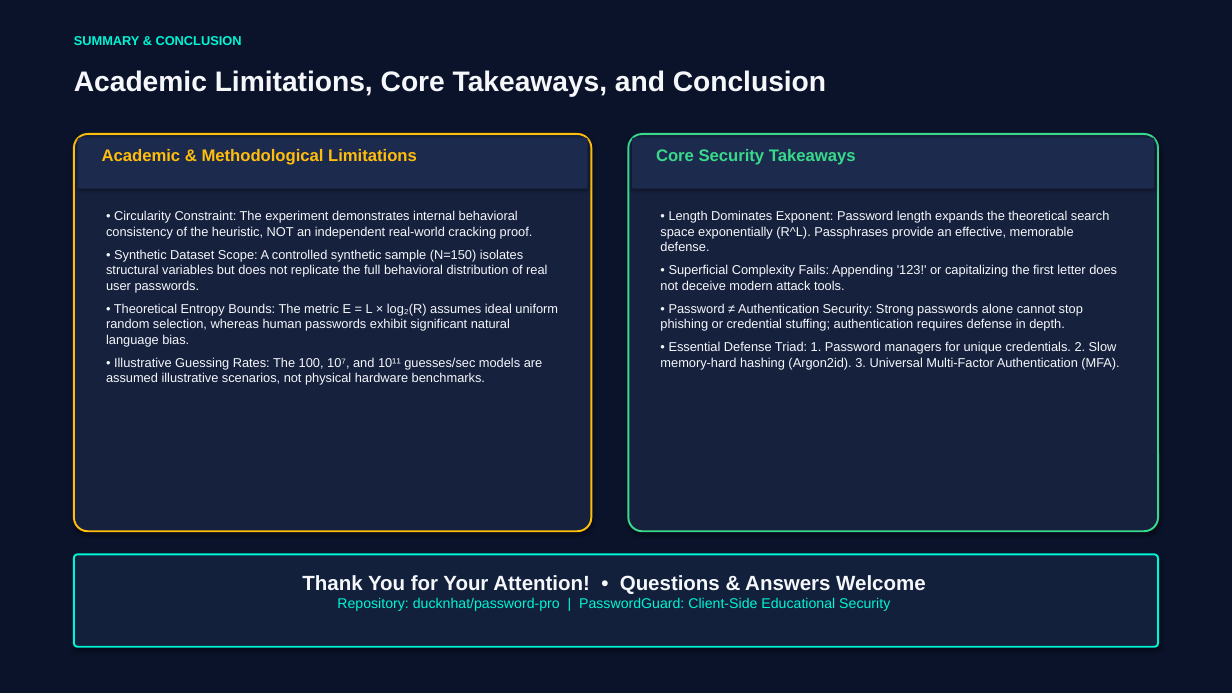
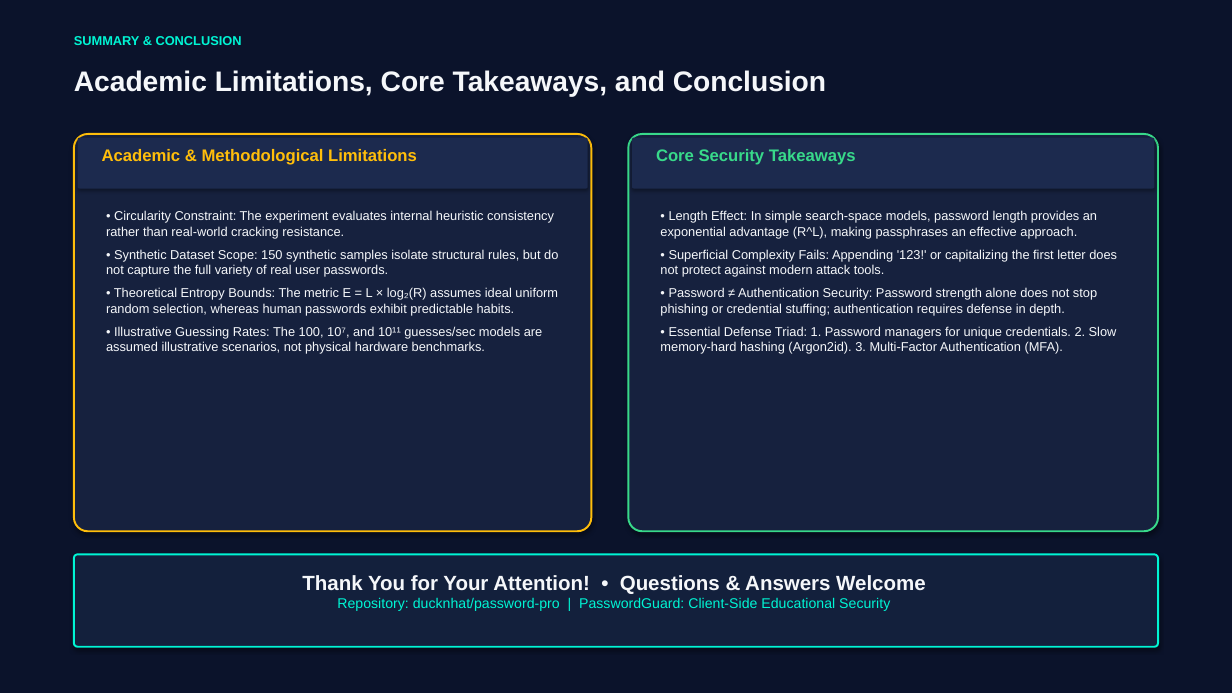
Before and after one commit to ducknhat/password-pro, a slide deck: slide 10 of final-deliverables/PasswordGuard_Presentation.pptx. Drawn at 1232x693 pixels with LibreOffice and Linux fonts; fonts in the diff are those of the drawing. Boxes give left, top, right and bottom in pixels: in the first picture for what was removed or moved away, otherwise in the second. Text is boxed around its words. In the diff, an @@ line names an element or a change of style, - is before the commit and + after.

Commit message:
docs: polish final presentation language and verify artifacts

```diff
--- a/final-deliverables/PasswordGuard_Presentation.pptx
+++ b/final-deliverables/PasswordGuard_Presentation.pptx
@@ text at (106,210,558,316): text changed @@
-• Circularity Constraint: The experiment demonstrates internal behavioral consistency of the heuristic, NOT an independent real-world cracking proof.
-• Synthetic Dataset Scope: A controlled synthetic sample (N=150) isolates structural variables but does not replicate the full behavioral distribution of real user passwords.
-• Theoretical Entropy Bounds: The metric E = L × log₂(R) assumes ideal uniform random selection, whereas human passwords exhibit significant natural language bias.
+• Circularity Constraint: The experiment evaluates internal heuristic consistency rather than real-world cracking resistance.
+• Synthetic Dataset Scope: 150 synthetic samples isolate structural rules, but do not capture the full variety of real user passwords.
+• Theoretical Entropy Bounds: The metric E = L × log₂(R) assumes ideal uniform random selection, whereas human passwords exhibit predictable habits.
@@ text at (660,210,1117,354): text changed @@
-• Length Dominates Exponent: Password length expands the theoretical search space exponentially (R^L). Passphrases provide an effective, memorable defense.
-• Superficial Complexity Fails: Appending '123!' or capitalizing the first letter does not deceive modern attack tools.
-• Password ≠ Authentication Security: Strong passwords alone cannot stop phishing or credential stuffing; authentication requires defense in depth.
-• Essential Defense Triad: 1. Password managers for unique credentials. 2. Slow memory-hard hashing (Argon2id). 3. Universal Multi-Factor Authentication (MFA).
+• Length Effect: In simple search-space models, password length provides an exponential advantage (R^L), making passphrases an effective approach.
+• Superficial Complexity Fails: Appending '123!' or capitalizing the first letter does not protect against modern attack tools.
+• Password ≠ Authentication Security: Password strength alone does not stop phishing or credential stuffing; authentication requires defense in depth.
+• Essential Defense Triad: 1. Password managers for unique credentials. 2. Slow memory-hard hashing (Argon2id). 3. Multi-Factor Authentication (MFA).
```
Also in this commit, not shown: 7 other slides changed, 5 other files.
